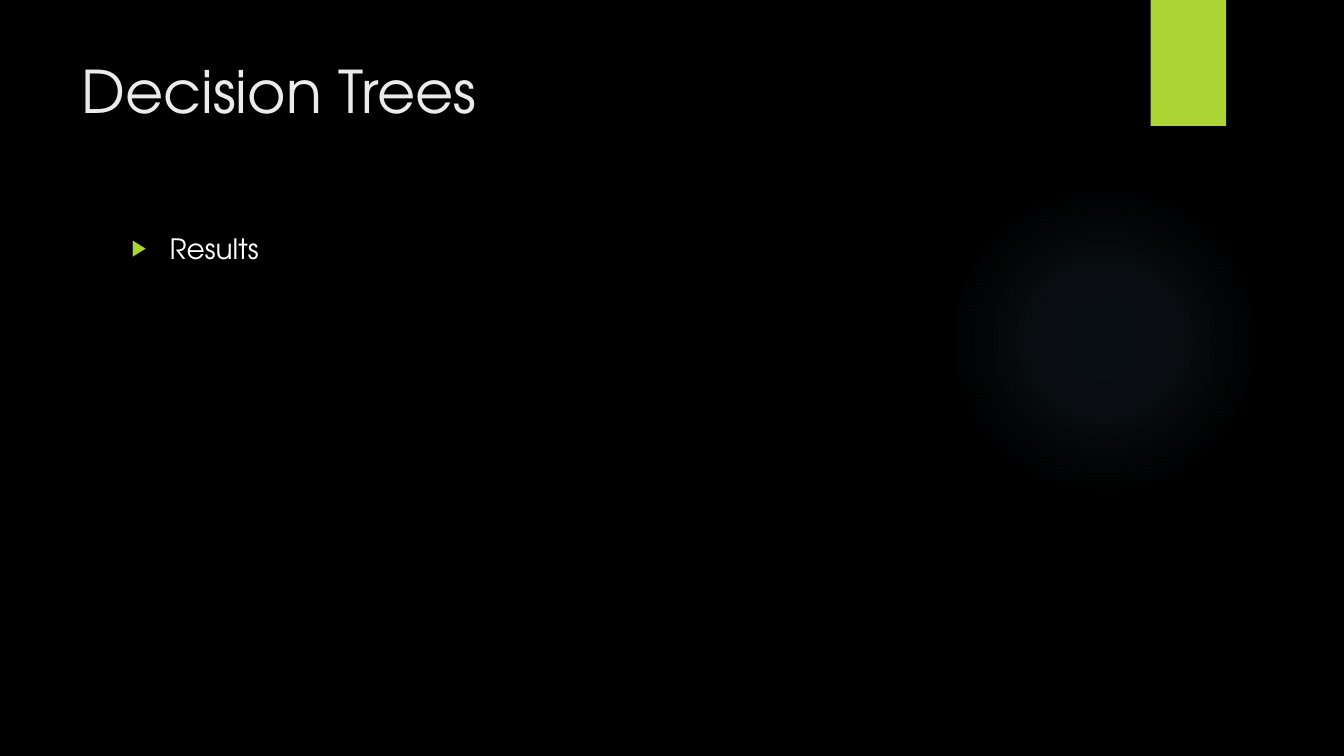
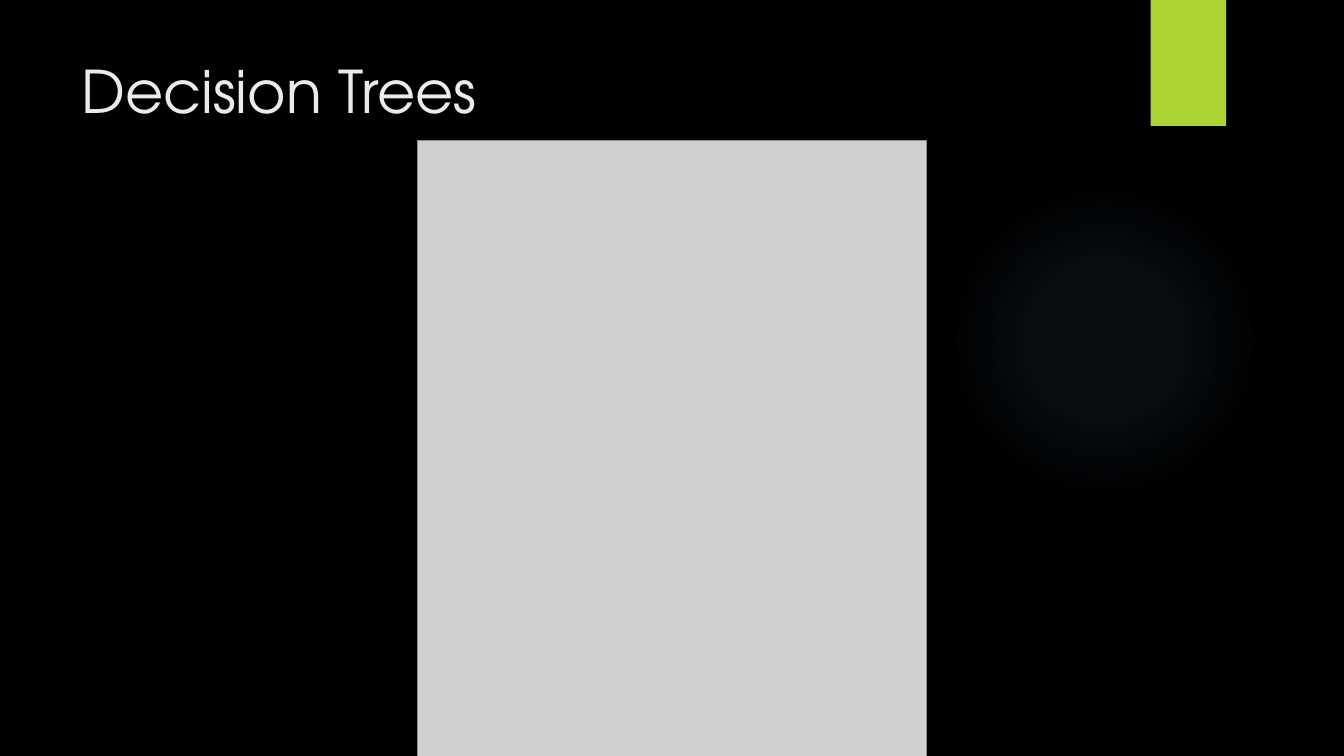
Before and after one commit to codyhock/Senior-Project, a slide deck: slide 21 of CHOCKfinal.pptx (slide 20 before the commit). Drawn at 1344x756 pixels with LibreOffice and Linux fonts; fonts in the diff are those of the drawing; grey boxes stand for pictures; background and template pictures are left out. Boxes give left, top, right and bottom in pixels: in the first picture for what was removed or moved away, otherwise in the second. Text is boxed around its words. In the diff, an @@ line names an element or a change of style, - is before the commit and + after.

```diff
--- a/CHOCKfinal.pptx
+++ b/CHOCKfinal.pptx
@@ picture added at [418,140,927,756] @@
@@ text removed at [170,238,259,260] @@
-▶ Results
```
Also in this commit, not shown: 4 other slides changed, 6 slides added, 3 slides removed, 3 other files.
